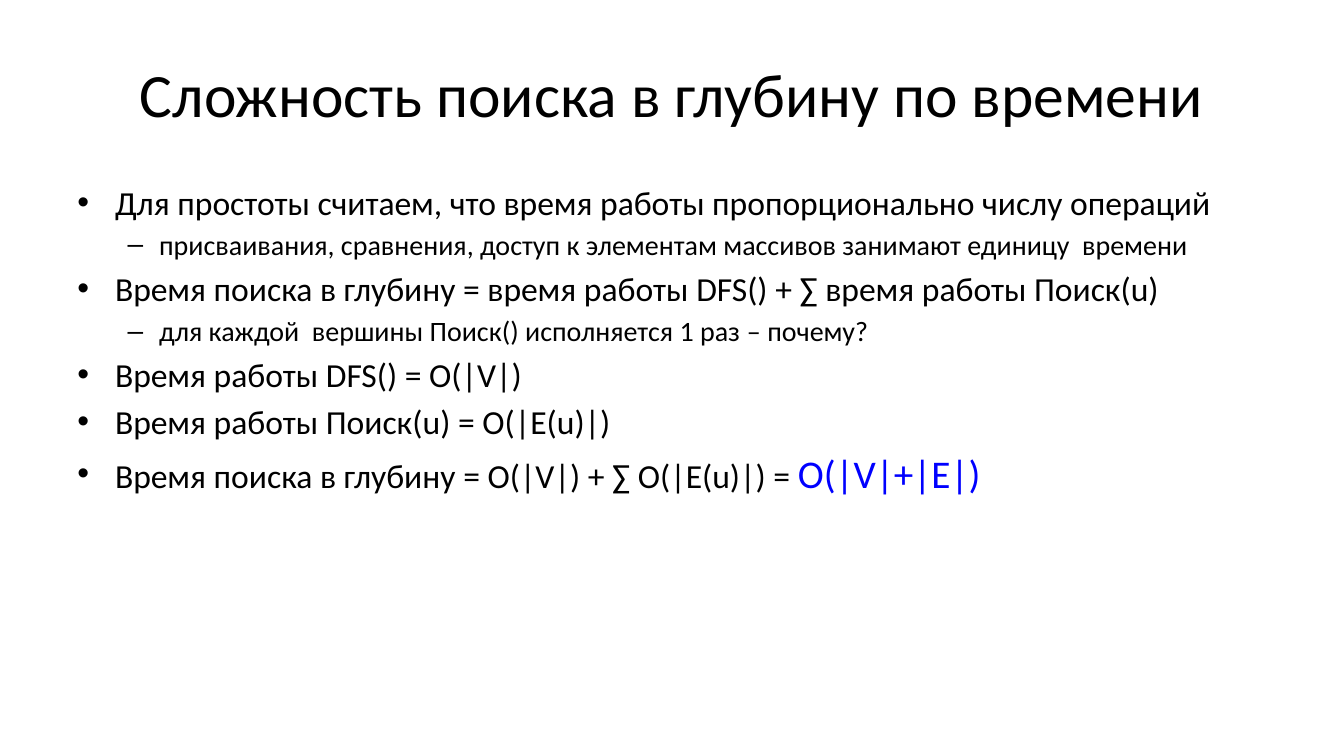
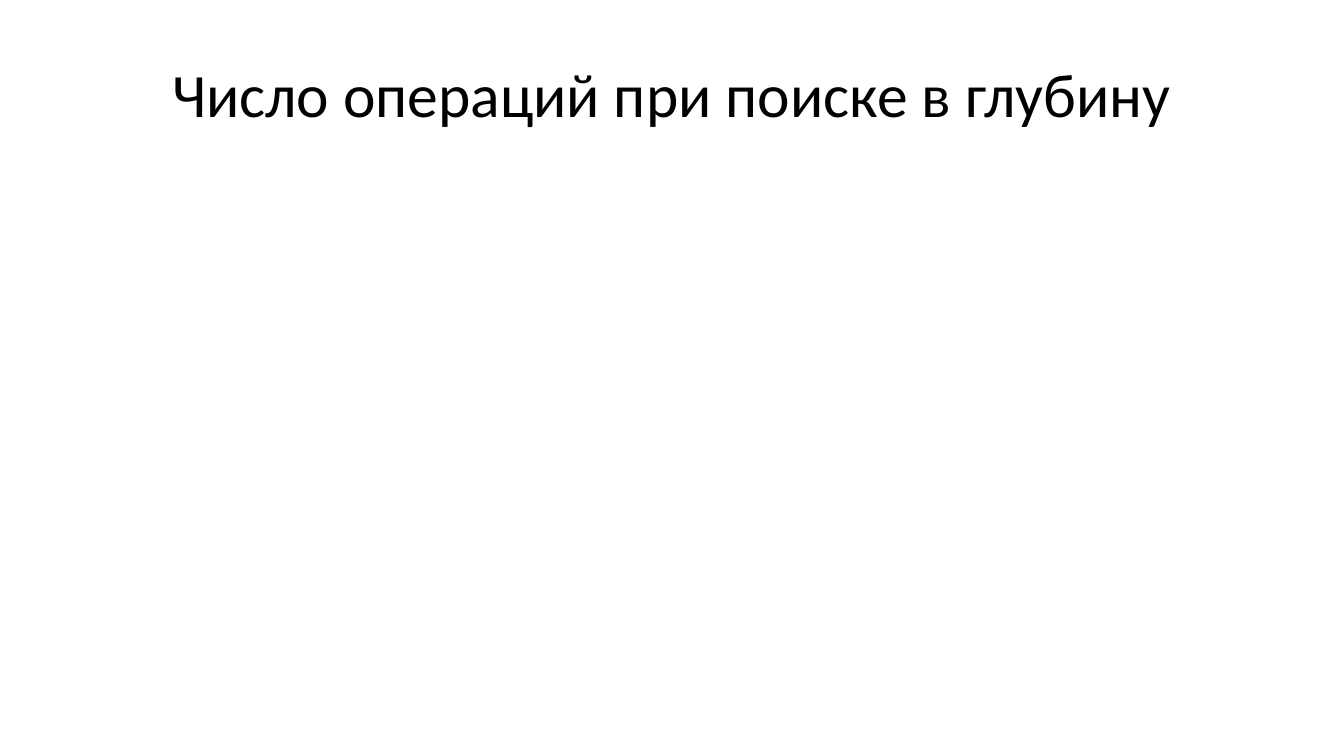
Before and after one commit to Evgueni-Petrov-aka-espetrov/Algorithms-and-Programming-in-C-pptx, a slide deck: slide 8 of 16 Обходы и каркасы графа.pptx (slide 7 before the commit). Drawn at 1344x756 pixels with LibreOffice and Linux fonts; fonts in the diff are those of the drawing; grey boxes stand for pictures. Boxes give left, top, right and bottom in pixels: in the first picture for what was removed or moved away, otherwise in the second. Text is boxed around its words. In the diff, an @@ line names an element or a change of style, - is before the commit and + after.

```diff
--- a/16 Обходы и каркасы графа.pptx
+++ b/16 Обходы и каркасы графа.pptx
@@ title at (172, 75, 1170, 127): text changed @@
-Сложность поиска в глубину по времени
+Число операций при поиске в глубину
@@ text removed at (115, 192, 1210, 495) @@
-• Для простоты считаем, что время работы пропорционально числу операций
-  – присваивания, сравнения, доступ к элементам массивов занимают единицу времени
-• Время поиска в глубину = время работы DFS() + ∑ время работы Поиск(u)
-  – для каждой вершины Поиск() исполняется 1 раз – почему?
-• Время работы DFS() = O(|V|)
-• Время работы Поиск(u) = O(|E(u)|)
-• Время поиска в глубину = O(|V|) + ∑ O(|E(u)|) = O(|V|+|E|)
```
Also in this commit, not shown: 17 other slides changed, 12 slides added, 33 slides removed.
